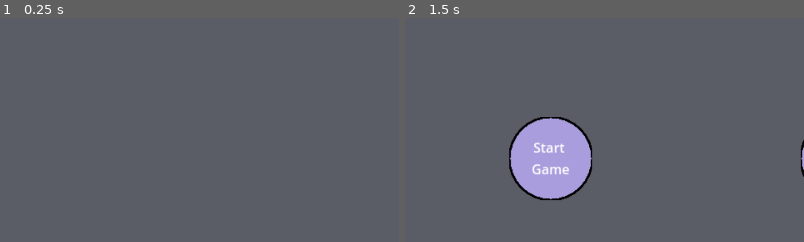
Above: before the commit, frames 1-2 (left to right).
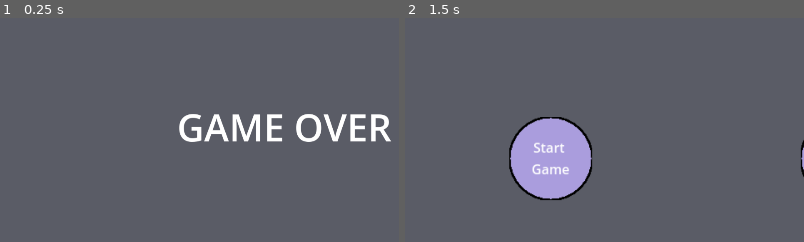
Above: after the commit, the same moments.

Repository: Antoine-Lagache/GameJam_2025
Game: Godot game, scene res://scene/gameover.tscn
Same seed, same stepped clock (60 frames per second), same inputs: the game is played once before the commit and once after it. This scene is started directly instead of the project's main scene.
Inputs (mouse positions are % of the whole screen's width and height, from its top left):
- Up to frame 1 (0.25 s): no input
- Up to frame 2 (1.5 s): tap Enter at 0.5 s; move the mouse to (72, 45) at 0.52 s; hold Right (right) 0.53-1.25 s; hold Shift 0.53-1.25 s; click "Main Menu" at 1.25 s
The pictures show only the part of the screen within x 14-63%, y 0-50%; the shares and areas given below are measured in that part.

The runs differ from the first frame. In frame 1, 2.9% of the frame differs, in the area x 44-98%, y 42-56%; in frame 2, nothing differs.

Commit message:
game over done

Diff:
--- a/gamejame/scene/gameover.tscn
+++ b/gamejame/scene/gameover.tscn
@@ -1,10 +1,13 @@
-[gd_scene load_steps=4 format=3 uid="uid://bjxtn5eijqmly"]
+[gd_scene load_steps=5 format=3 uid="uid://bjxtn5eijqmly"]
 
 [ext_resource type="Script" uid="uid://c3tou42i0c6sx" path="res://script/gameover.gd" id="1_igyxd"]
 [ext_resource type="PackedScene" uid="uid://by160yhbb0qpo" path="res://scene/menu_button.tscn" id="2_73nri"]
 
 [sub_resource type="StyleBoxFlat" id="StyleBoxFlat_0yr2k"]
 bg_color = Color(0.352, 0.36, 0.4, 1)
+
+[sub_resource type="Theme" id="Theme_igyxd"]
+default_font_size = 90
 
 [node name="gameover" type="Control"]
 layout_mode = 3
@@ -55,5 +58,14 @@
 offset_bottom = 61.0
 text = "Quit"
 
+[node name="Label" type="Label" parent="Panel"]
+layout_mode = 0
+offset_left = 685.0
+offset_top = 200.0
+offset_right = 1201.0
+offset_bottom = 324.0
+theme = SubResource("Theme_igyxd")
+text = "GAME OVER"
+
 [connection signal="pressed" from="Panel/MainMenuButton" to="." method="_on_main_menu_button_pressed"]
 [connection signal="pressed" from="Panel/QuitButton" to="." method="_on_quit_button_pressed"]
